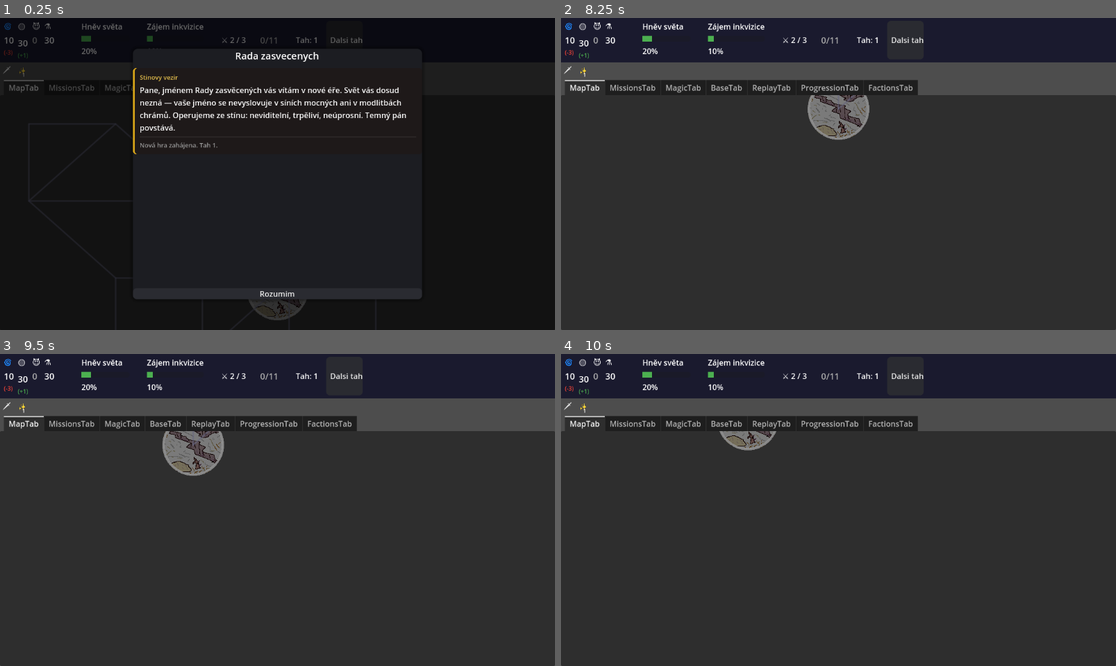
Above: before the commit, frames 1-4 (two rows, left to right).
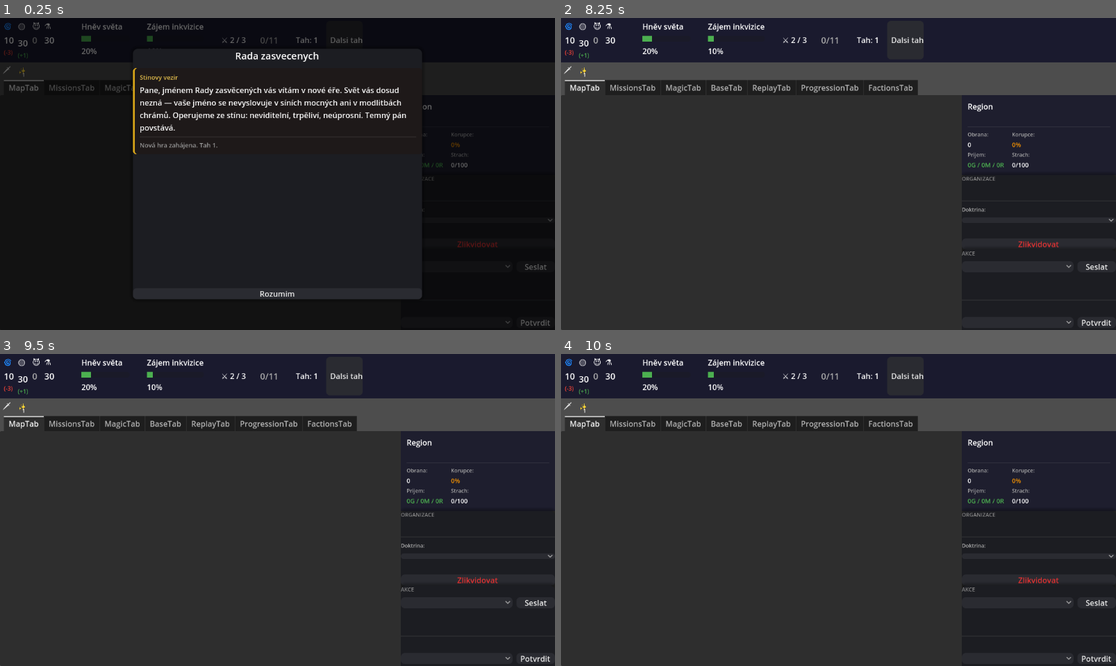
Above: after the commit, the same moments.

Repository: HannibalCZ/dark-lord
Game: Godot game, scene res://scenes/Main.tscn
Two runs of this game, one before a commit and one after it. Both use one fixed random seed, a clock stepped at 60 frames per second and the inputs below.
Inputs (mouse positions are in pixels of both pictures, inside the frame that each line leads up to):
- Up to frame 1 (0.25 s): no input
- Up to frame 2 (8.25 s): click "Dalsi tah" at 0.5 s; click "🗡" at 1.25 s; click "✨" at 2 s; click (749, 58) at 2.77 s; click (1038, 220) at 3.52 s; click (1038, 242) at 4.25 s, where only the run after the commit has a clickable "Zlikvidovat"; click (1016, 267) at 5.02 s; click (1099, 267) at 5.75 s, where only the run after the commit has a clickable "Seslat"; click (1016, 323) at 6.52 s; click (1099, 323) at 7.25 s, where only the run after the commit has a clickable "Potvrdit"; click "Rozumim" at 8 s
- Up to frame 3 (9.5 s): tap Enter at 8.75 s; move the mouse to (399, 494) at 8.77 s; hold D from 8.78 s (still down)
- Up to frame 4 (10 s): move the mouse to (727, 525) at 9.52 s; release D at 9.53 s; hold S from 9.53 s (still down)

The runs differ from the first frame. In frame 1, 0.6% of the frame differs, in the area x 5-100%, y 27-99%; in frame 2, 1.9%; in frame 3, 1.9%, in the area x 29-100%, y 24-100%; in frame 4, 1.0%.
Error after the commit: Parse Error: Identifier "region_id" not declared in the current scope. (res://scripts/ui/MapTab.gd:503)

Commit message:
feat(v0.05): ConnectionLayer pod tiles + hover highlight pohybových čar
Co-Authored-By: Claude Sonnet 4.6 <noreply@anthropic.com>

Diff:
--- a/scenes/ui/MapTab.tscn
+++ b/scenes/ui/MapTab.tscn
@@ -27,11 +27,6 @@
 size_flags_vertical = 3
 mouse_filter = 1
 
-[node name="MapContent" type="Control" parent="HBoxContainer/MapCanvas"]
-layout_mode = 3
-anchors_preset = 0
-mouse_filter = 2
-
 [node name="ConnectionLayer" type="Control" parent="HBoxContainer/MapCanvas"]
 layout_mode = 1
 anchors_preset = 15
@@ -41,6 +36,11 @@
 grow_vertical = 2
 mouse_filter = 2
 
+[node name="MapContent" type="Control" parent="HBoxContainer/MapCanvas"]
+layout_mode = 3
+anchors_preset = 0
+mouse_filter = 2
+
 [node name="RightPanel" type="VBoxContainer" parent="HBoxContainer"]
 custom_minimum_size = Vector2(320, 0)
 layout_mode = 2
--- a/scripts/ui/MapTab.gd
+++ b/scripts/ui/MapTab.gd
@@ -45,6 +45,7 @@
 var _highlighted_neighbor_tiles: Array = []
 var _movement_in_progress: bool = false
 var _alert_highlighted_ids: Array[int] = []
+var _hovered_region_id: int = -1
 var tile_scene: PackedScene = preload("res://scenes/ui/RegionTile.tscn")
 
 const SCROLL_SPEED    := 250.0
@@ -499,6 +500,8 @@
 		t.position = Vector2(r.position) - Vector2(64, 64)
 		t.call_deferred("setup", i, r)
 		t.connect("tile_selected", Callable(self, "_on_tile_selected"))
+		t.mouse_entered.connect(_on_tile_hovered.bind(region_id))
+		t.mouse_exited.connect(_on_tile_unhovered.bind(region_id))
 		_tile_by_id[i] = t
 
 	_compute_map_bounds()
@@ -546,6 +549,18 @@
 	else:
 		_select_unit(-1)
 
+func _on_tile_hovered(region_id: int) -> void:
+	if _hovered_region_id == region_id:
+		return
+	_hovered_region_id = region_id
+	connection_layer.queue_redraw()
+
+func _on_tile_unhovered(region_id: int) -> void:
+	if _hovered_region_id != region_id:
+		return
+	_hovered_region_id = -1
+	connection_layer.queue_redraw()
+
 func _refresh_tile_selection() -> void:
 	for i in _tile_by_id:
 		var tile = _tile_by_id[i]
@@ -658,6 +673,7 @@
 		tile.set_movement_target(false)
 	_highlighted_neighbor_tiles.clear()
 	_current_movement_target_tile = null
+	connection_layer.queue_redraw()
 
 func _get_player_units_in_region(region_id: int) -> Array:
 	var units: Array = []
@@ -782,6 +798,19 @@
 	var offset := map_content.position
 	for conn in _connections:
 		connection_layer.draw_line(conn["a"] + offset, conn["b"] + offset, Color(0.4, 0.4, 0.5, 0.6), 2.0, true)
+	if not _highlighted_neighbor_tiles.is_empty() \
+			and _hovered_region_id != -1 \
+			and _is_movement_target(_hovered_region_id) \
+			and _selected_unit_id != -1:
+		var unit := GameState.query.units.get_by_id(_selected_unit_id)
+		if unit != null:
+			var source_r := GameState.query.regions.get_by_id(unit.region_id)
+			var hover_r := GameState.query.regions.get_by_id(_hovered_region_id)
+			if source_r != null and hover_r != null:
+				connection_layer.draw_line(
+					Vector2(source_r.position) + offset,
+					Vector2(hover_r.position) + offset,
+					Color(0.2, 0.7, 0.3, 0.8), 3.0, true)
 
 func _refresh_unit_positions() -> void:
 	for i in _tile_by_id:
